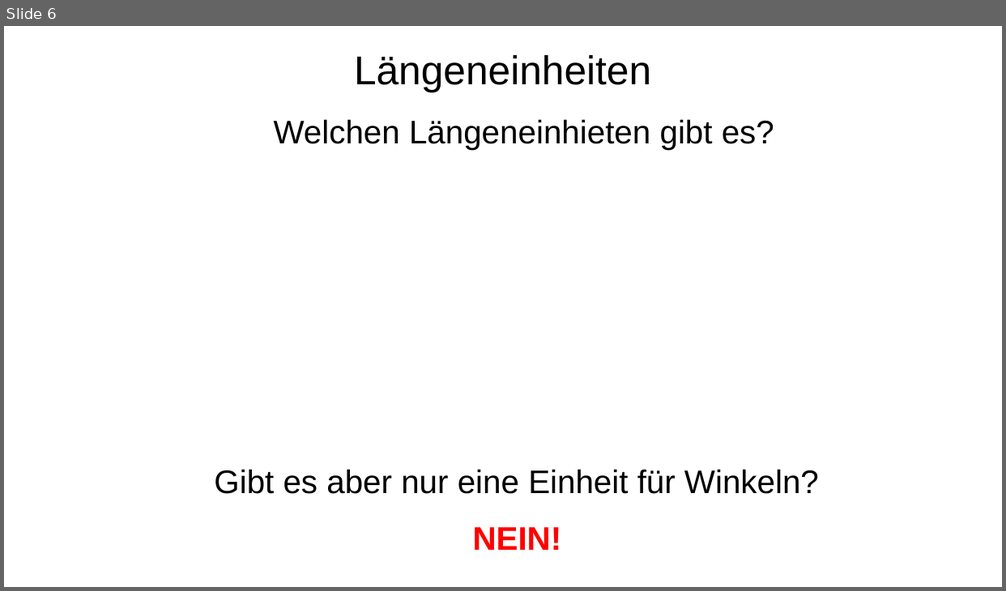
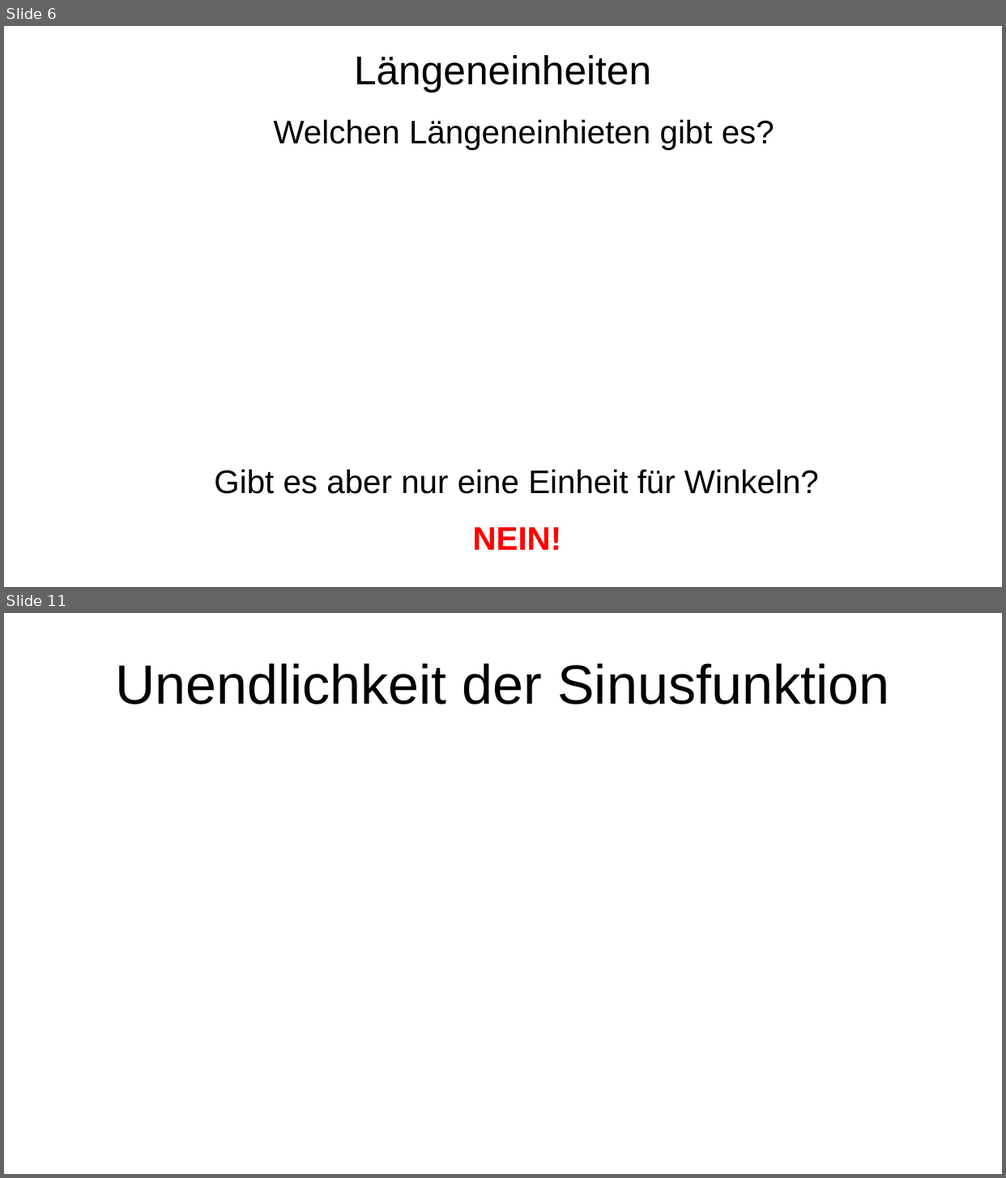
Before and after one commit to bearums/teaching, a slide deck: B5/Mathe/2024/D12/Sinus_funktion/02/pres.odp. Shown one above the other, each under a label of ours: slide 6 before the commit, slides 6 and 11 after it; the slides between them are not shown. The pictures are 1006x591 and 1006x1178 pixels, drawn with LibreOffice and Linux fonts; fonts in the diff are those of the drawing. Boxes give left, top, right and bottom in pixels: in the first picture for what was removed or moved away, otherwise in the second. Text is boxed around its words. In the diff, an @@ line names an element or a change of style, - is before the commit and + after.

```diff
--- a/B5/Mathe/2024/D12/Sinus_funktion/02/pres.odp
+++ b/B5/Mathe/2024/D12/Sinus_funktion/02/pres.odp
@@ slide 11 added at [4,613,1002,1174], background #FFFFFF @@
@@ title added at [115,663,889,705], 44 pt, text #000000 @@
+Unendlichkeit der Sinusfunktion
```
Also in this commit, not shown: 4 other slides added, 1 slide removed, 2 other files.
